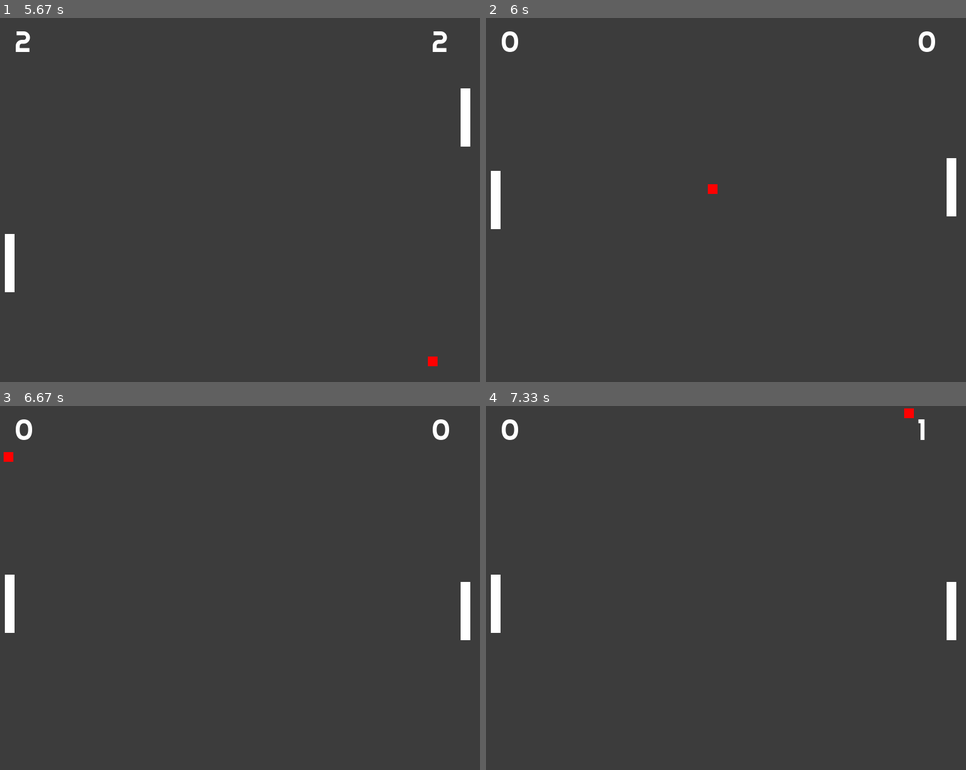
Above: before the commit, frames 1-4 (two rows, left to right).
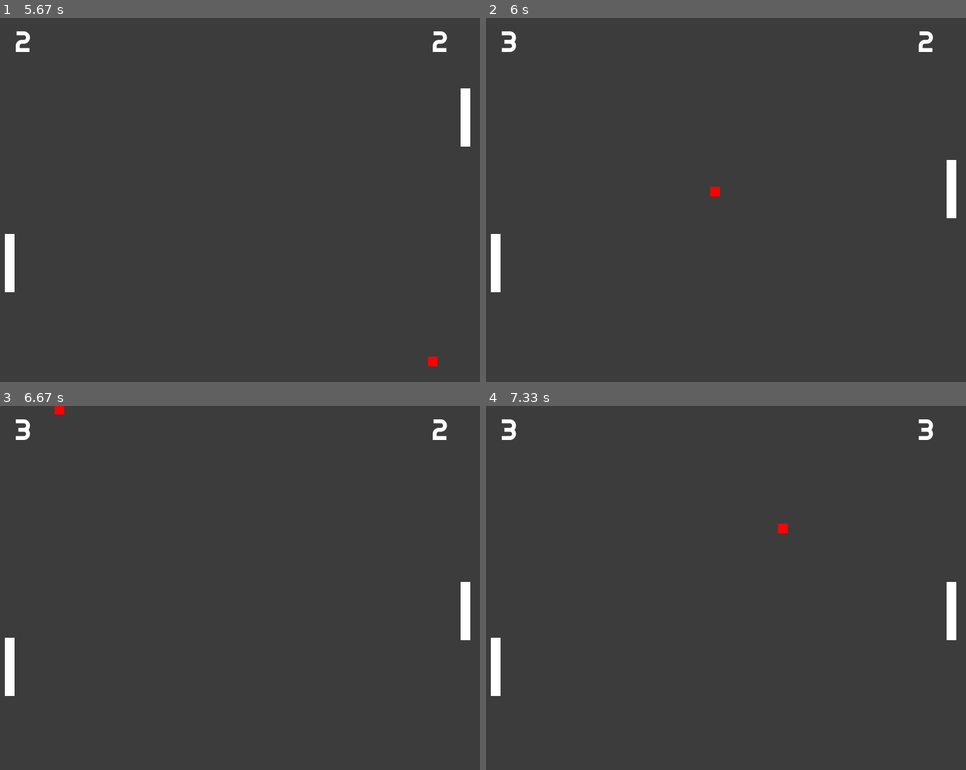
Above: after the commit, the same moments.

Repository: pigmonchu/kata3_pygame
Game: pygame game, started from main.py
Same seed, same stepped clock (60 frames per second), same inputs: the game is played once before the commit and once after it.
Inputs:
- Up to frame 1 (5.67 s): hold Up 0.33-0.8 s; tap Space at 1.17, 2.7, 3.03, 3.43, 3.83, 4.17, 4.5, 4.9, 5.3, 5.63 s; hold Up 1.5-1.87 s; tap A at 1.65, 3.12, 4.25, 5.38 s; hold Down 1.9-2.27 s; hold Up 2.3-2.6 s; hold Down 2.63-2.93 s; hold Up 2.97-3.33 s; hold Down 3.37-3.73 s; hold Up 3.77-4.07 s; hold Down 4.1-4.4 s; hold Up 4.43-4.8 s; hold Down 4.83-5.2 s; hold Up 5.23-5.53 s; hold Down from 5.57 s (still down)
- Up to frame 2 (6 s): release Down at 5.87 s; hold Up from 5.9 s (still down); tap Space at 5.97 s
- Up to frame 3 (6.67 s): release Up at 6.27 s; hold Down from 6.3 s (still down); tap Space at 6.37 s; tap A at 6.45 s
- Up to frame 4 (7.33 s): release Down at 6.67 s; hold Up 6.7-7 s; tap Space at 6.77, 7.1 s; hold Down from 7.03 s (still down)

Frame 1 is identical in both runs. In frame 2, 0.9% of the frame differs, in the area x 1-98%, y 3-76%; in frame 3, 1.0%; in frame 4, 1.0%, in the area x 1-94%, y 0-80%.

Commit message:
Sonido retardado

Diff:
--- a/main.py
+++ b/main.py
@@ -49,6 +49,8 @@
         pg.Surface.__init__(self, (self.w, self.h))
         self.fill(self.color)
 
+        self.sound = pg.mixer.Sound(os.getcwd()+'/assets/sonido.aiff')
+
     '''
     def color(self, valor=None):
         #Actua como getter
@@ -100,12 +102,14 @@
             self.dirx = self.dirx * -1
             self.x += self.dirx
 
+            self.sound.play()
+
 
 class Game:
     clock = pg.time.Clock()
     pause = False
     puntuaciones = {1: 0, 2: 0}
-    winScore = 3
+    winScore = 15
     winner = None
 
     def __init__(self, width, height):
Not shown, added: assets/sonido.aiff
